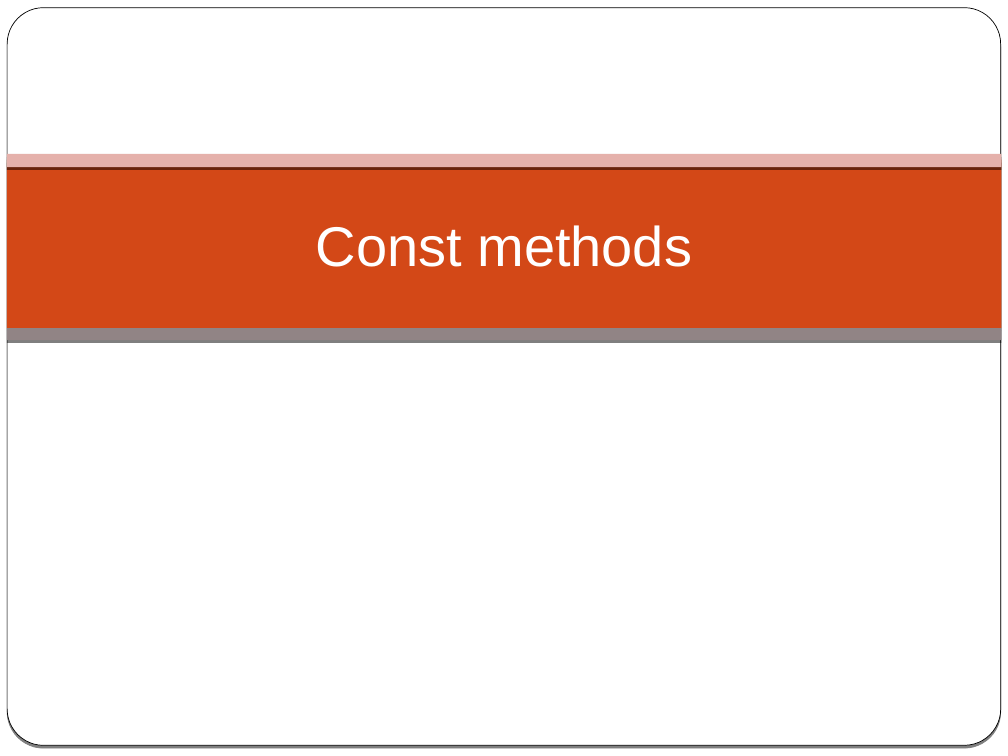
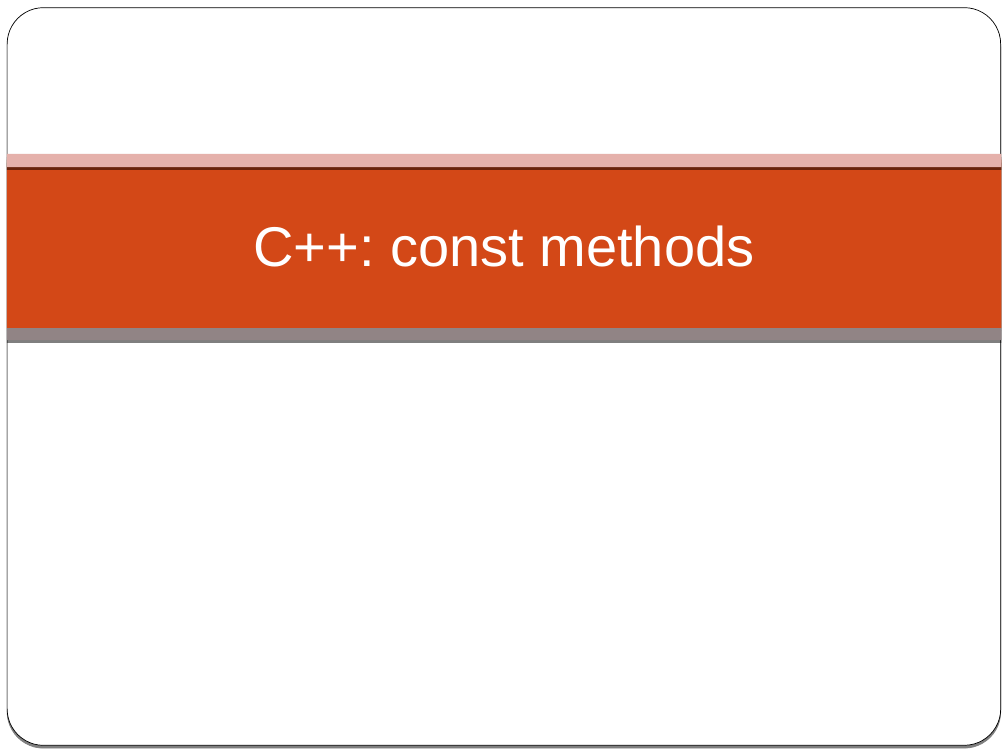
Before and after one commit to cpp-at-ariel/cpp-5779, a slide deck: slide 1 of 04-const-friend-operators/slides-0-const-methods.odp. Drawn at 1008x756 pixels with LibreOffice and Linux fonts; fonts in the diff are those of the drawing. Boxes give left, top, right and bottom in pixels: in the first picture for what was removed or moved away, otherwise in the second. Text is boxed around its words. In the diff, an @@ line names an element or a change of style, - is before the commit and + after.

```diff
--- a/04-const-friend-operators/slides-0-const-methods.odp
+++ b/04-const-friend-operators/slides-0-const-methods.odp
@@ title at (x1=254, y1=225, x2=755, y2=267): text changed @@
-Const methods
+C++: const methods
```
Also in this commit, not shown: 6 other files.
